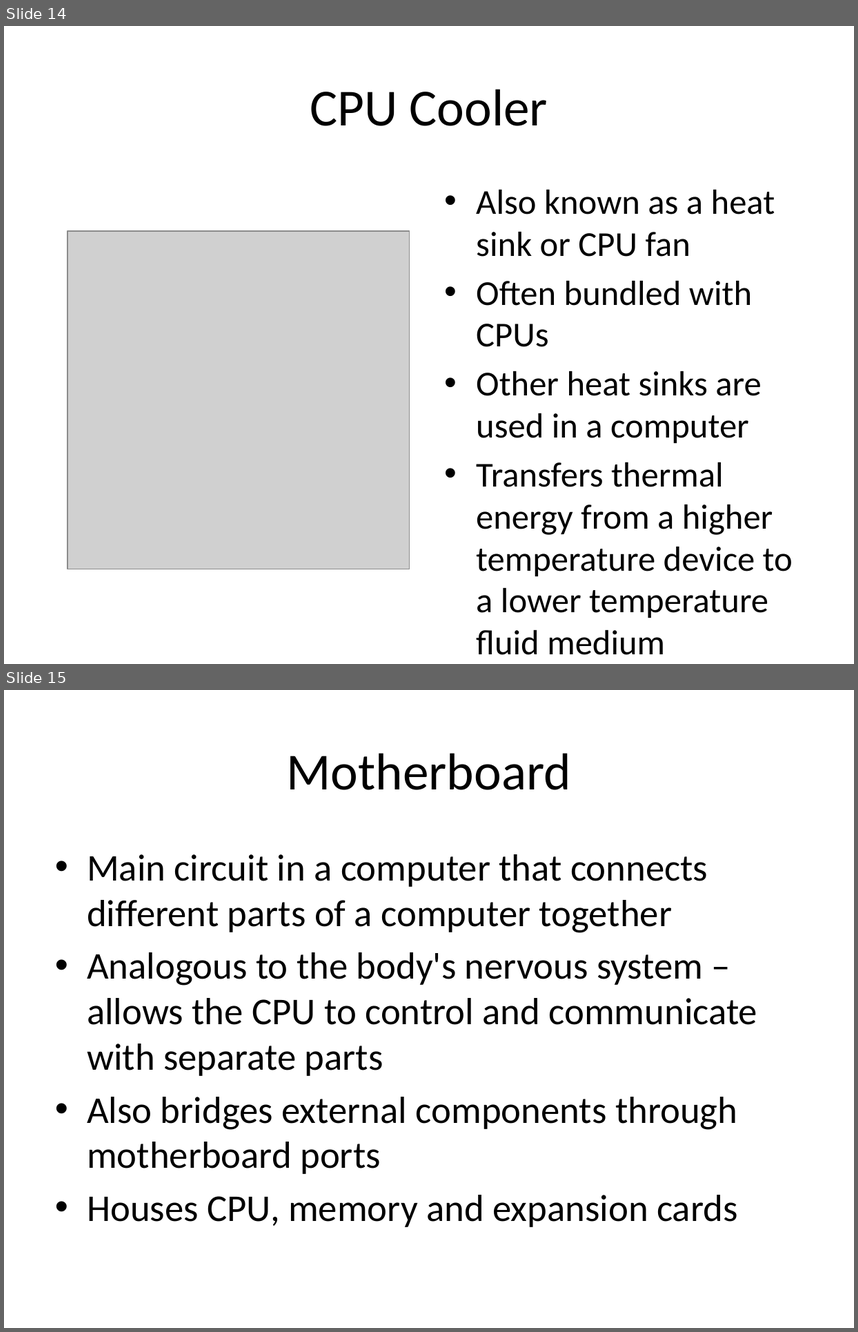
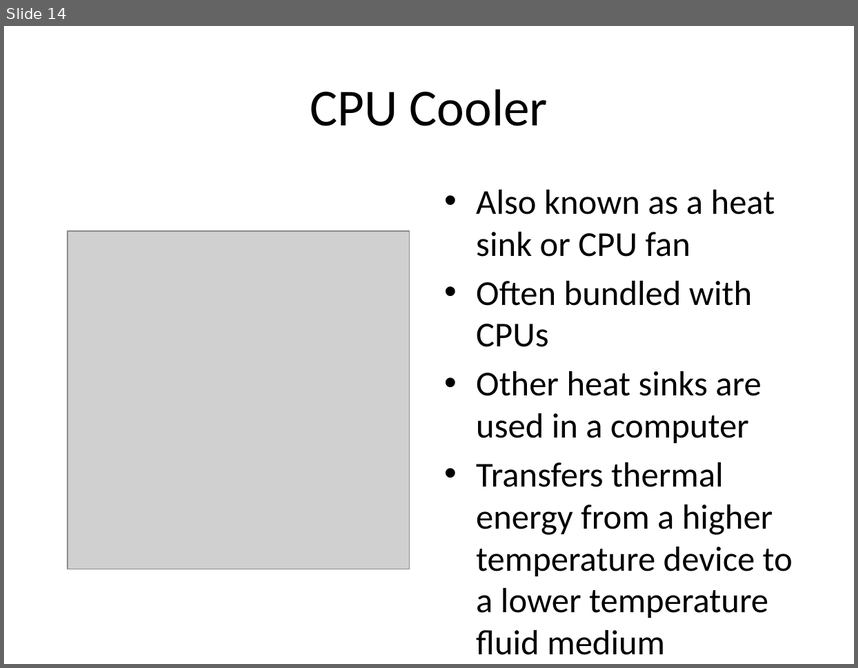
Before and after one commit to bstack/itt, a slide deck: architecture_os_and_networking/computer_architecture/Computer_anatomy_004.pptx. Shown one above the other, each under a label of ours: slides 14 and 15 before the commit, slide 14 after it. The pictures are 858x1332 and 858x668 pixels, drawn with LibreOffice and Linux fonts; fonts in the diff are those of the drawing; grey boxes stand for pictures. Boxes give left, top, right and bottom in pixels: in the first picture for what was removed or moved away, otherwise in the second. Text is boxed around its words. In the diff, an @@ line names an element or a change of style, - is before the commit and + after.

```diff
--- a/architecture_os_and_networking/computer_architecture/Computer_anatomy_004.pptx
+++ b/architecture_os_and_networking/computer_architecture/Computer_anatomy_004.pptx
@@ slide 15 removed at [4,690,854,1328], background #FFFFFF @@
@@ title removed at [286,753,570,790] @@
-Motherboard
@@ text removed at [87,854,757,1227] @@
-• Main circuit in a computer that connects different parts of a computer together
-• Analogous to the body's nervous system – allows the CPU to control and communicate with separate parts
-• Also bridges external components through motherboard ports
-• Houses CPU, memory and expansion cards
```
Also in this commit, not shown: 6 other slides removed, 1 other file.
